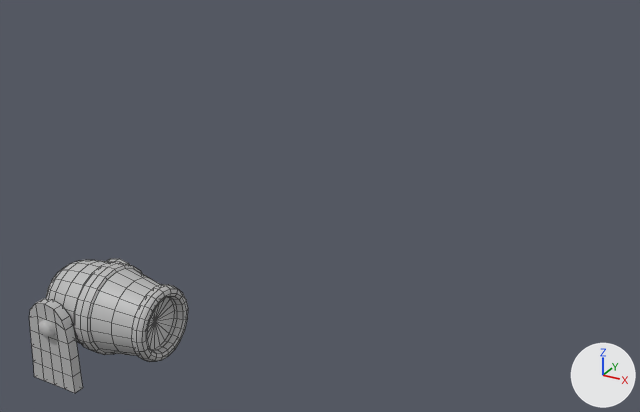
One commit to the FBX model Assets/Visuals/Models/World/cannon 1.fbx: the scene before it, then after it.
Both versions are drawn from a 50 mm camera at (7.21, -4.45, 5.67) aimed at (4.64, 0.22, 3.33). Lighting does not change. The marker at lower right points along +X, +Y and +Z. Mesh edges are drawn as thin lines on the coarser meshes. Where no turn or scale is listed for an object, it has been applied to the vertices.

In view in the first picture: 'cannon_body', 'cannon_legs'.
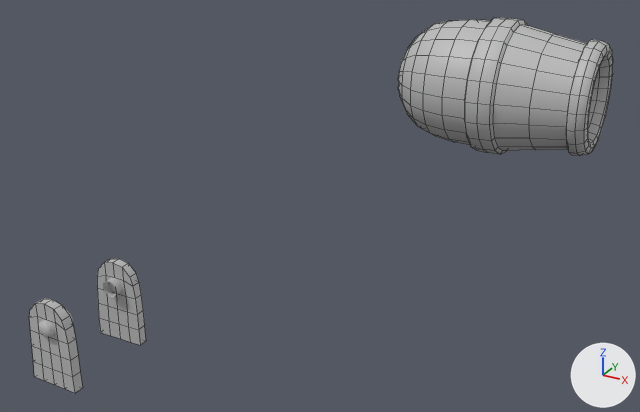
Commit message: updated cannon model

Where the change shows, as pixel boxes [x1, y1, x2, y2] in the pictures (640 x 412 px):
'cannon_body', moved: before [46, 260, 188, 362]; after [398, 18, 613, 156]

What the commit changed:
me_mesh has 402 vertices, 420 faces and spans x -0.273..0.804, y -0.354..0.357, z -0.324..0.388.
me_mesh is used by ob_cannon_body; location (2.649, 0.0, 2.163).
me_mesh part 1: the whole mesh is moved by (2.649, 0.0, 2.163).
Object 'cannon_body' (ob_cannon_body) moves from (2.649, 0.0, 2.163) to (2.914, 0.002, 2.167).
